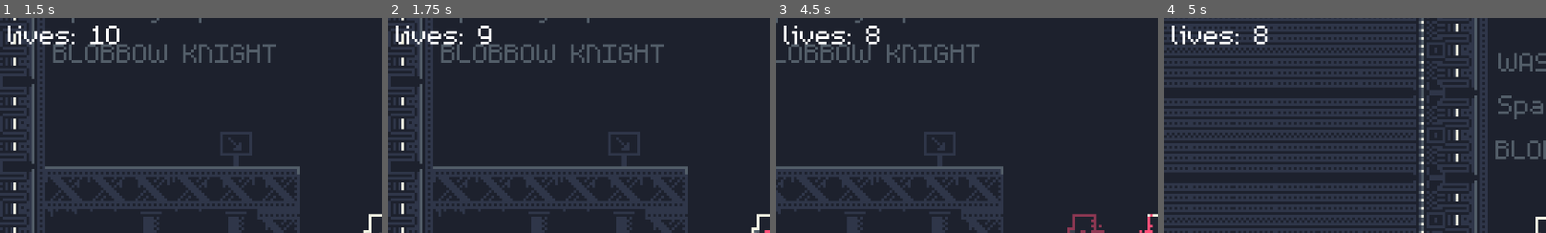
Above: before the commit, frames 1-4 (left to right).
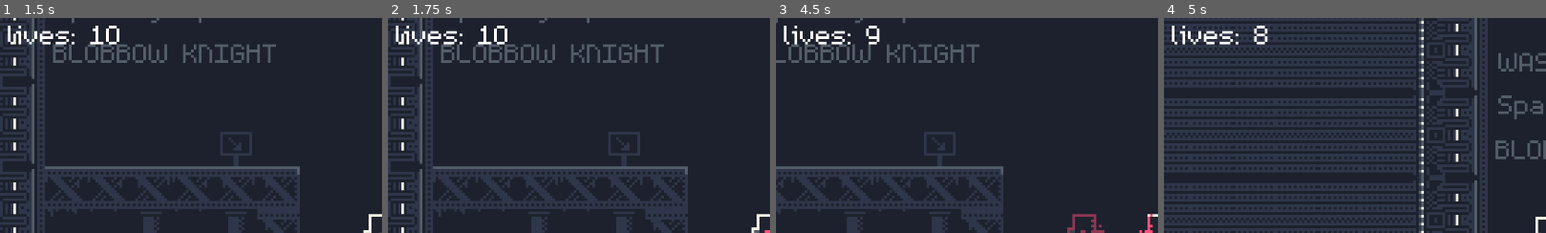
Above: after the commit, the same moments.

Repository: ArcaEge/daydream-game
Game: Godot game, scene res://level1.tscn
Two runs of this game, one before a commit and one after it. Both use one fixed random seed, a clock stepped at 60 frames per second and the inputs below.
Inputs:
- Up to frame 1 (1.5 s): hold D (Right) from 0.53 s (still down); tap Space (Jump) at 0.77 s
- Up to frame 2 (1.75 s): keep holding D (Right); tap Space (Jump) at 1.52 s
- Up to frame 3 (4.5 s): release D (Right) at 2.03 s; hold A (Left) 2.03-2.78 s; hold D (Right) 2.78-4.28 s; tap Space (Jump) at 3.02, 3.77 s; hold A (Left) from 4.28 s (still down)
- Up to frame 4 (5 s): keep holding A (Left); tap Space (Jump) at 4.52 s
The pictures show only the part of the screen within x 0-50%, y 1-51%; the shares and areas given below are measured in that part.

Frame 1 is identical in both runs. In frame 2, 0.3% of the frame differs, in the area x 23-32%, y 3-13%; in frame 3, 0.1%; in frame 4, nothing differs.

Commit message:
Fix bug where the death animation wouldnt play when all lives were lost

Diff:
--- a/player.gd
+++ b/player.gd
@@ -38,12 +38,12 @@
 
 func _on_void_entered(body: PhysicsBody2D) -> void:
 	if body == self:
-		death.emit()
 		$AnimatedSprite2D.play("death")
 
 
 func _on_animated_sprite_2d_animation_looped() -> void:
 	if $AnimatedSprite2D.animation == "death":
+		death.emit()
 		var ghost_scene = preload("res://ghost.tscn")
 		var ghost = ghost_scene.instantiate()
 		ghost.position.x = position.x
